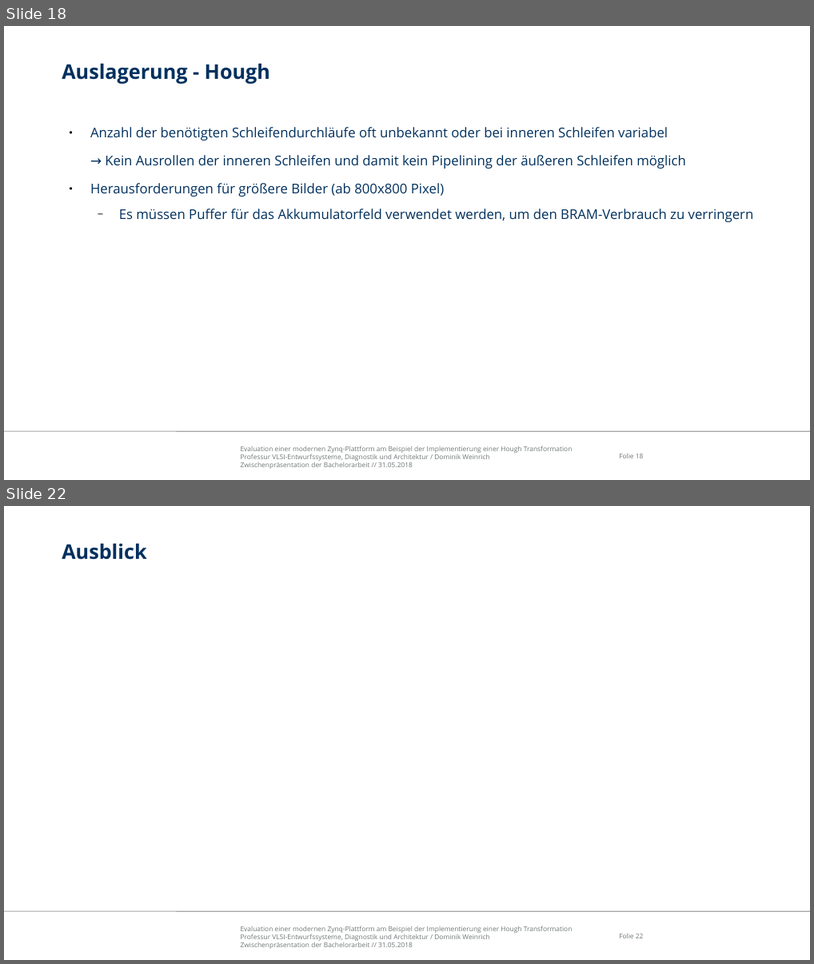
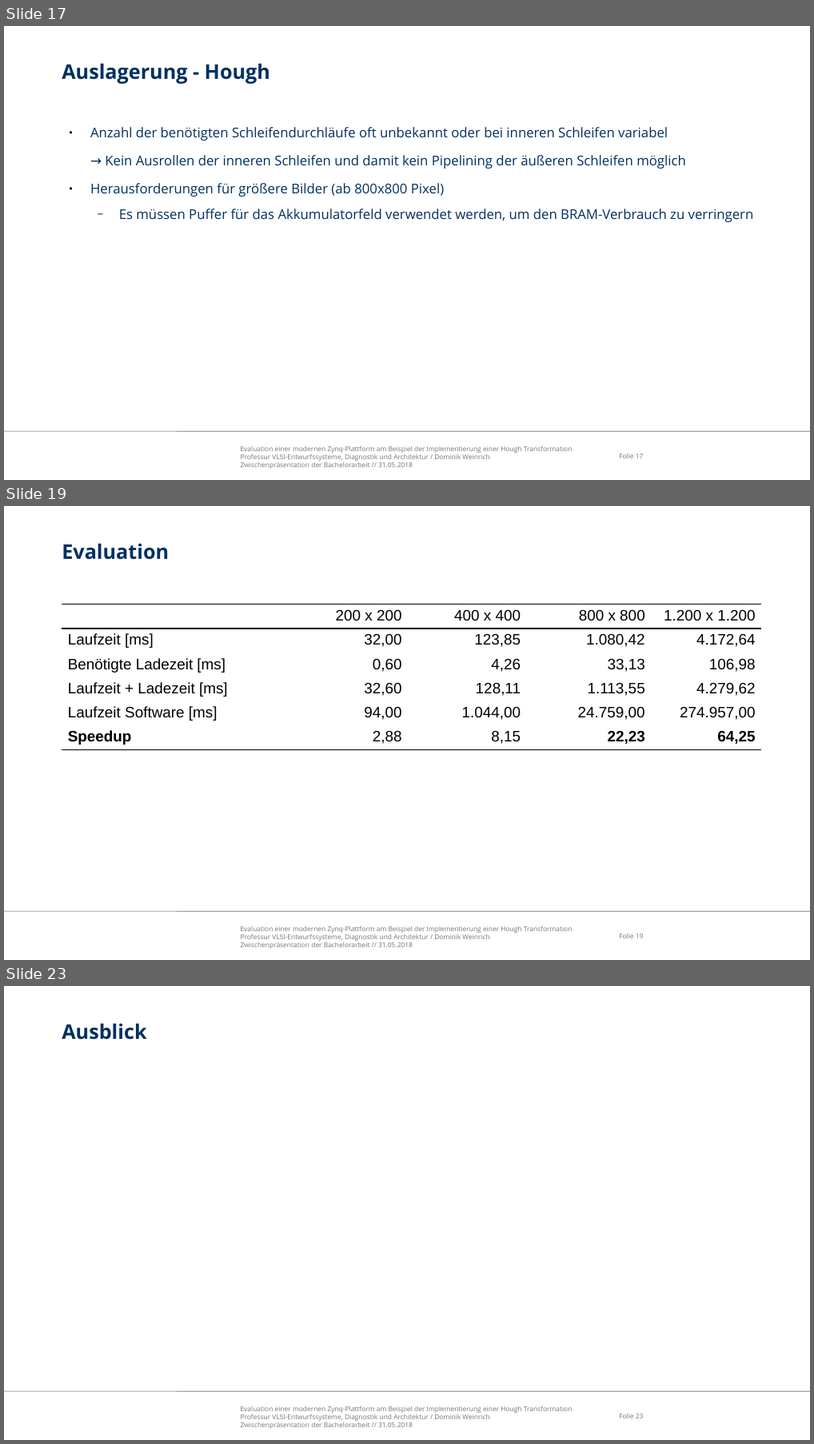
Before and after one commit to freeDom-/hough, a slide deck: Verteidigung/Verteidigung.odp. Shown one above the other, each under a label of ours: slides 18 and 22 before the commit, slides 17, 19 and 23 after it; the slides between them are not shown. The pictures are 814x964 and 814x1444 pixels, drawn with LibreOffice and Linux fonts; fonts in the diff are those of the drawing; background and template pictures are left out. Boxes give left, top, right and bottom in pixels: in the first picture for what was removed or moved away, otherwise in the second. Text is boxed around its words. In the diff, an @@ line names an element or a change of style, - is before the commit and + after.

```diff
--- a/Verteidigung/Verteidigung.odp
+++ b/Verteidigung/Verteidigung.odp
@@ slide 19 added at bbox=[4, 506, 810, 960], background #FFFFFF; not listed: 3 template elements that a slide beside it also shows @@
@@ title added at bbox=[62, 544, 169, 560], 24 pt, text #00305E, bold @@
+Evaluation
@@ table added at bbox=[62, 604, 762, 749], 6 rows, 5 columns @@
+ | 200 x 200 | 400 x 400 | 800 x 800 | 1.200 x 1.200
+Laufzeit [ms] | 32,00 | 123,85 | 1.080,42 | 4.172,64
+Benötigte Ladezeit [ms] | 0,60 | 4,26 | 33,13 | 106,98
+Laufzeit + Ladezeit [ms] | 32,60 | 128,11 | 1.113,55 | 4.279,62
+Laufzeit Software [ms] | 94,00 | 1.044,00 | 24.759,00 | 274.957,00
+Speedup | 2,88 | 8,15 | 22,23 | 64,25
@@ what was slide 18 is now slide 17 @@
@@ page number at bbox=[619, 453, 644, 458]: text changed @@
-Folie 18
+Folie 17
@@ what was slide 22 is now slide 23 @@
```
Also in this commit, not shown: 8 slides changed, 2 other slides added, 2 slides removed, 2 other files.
